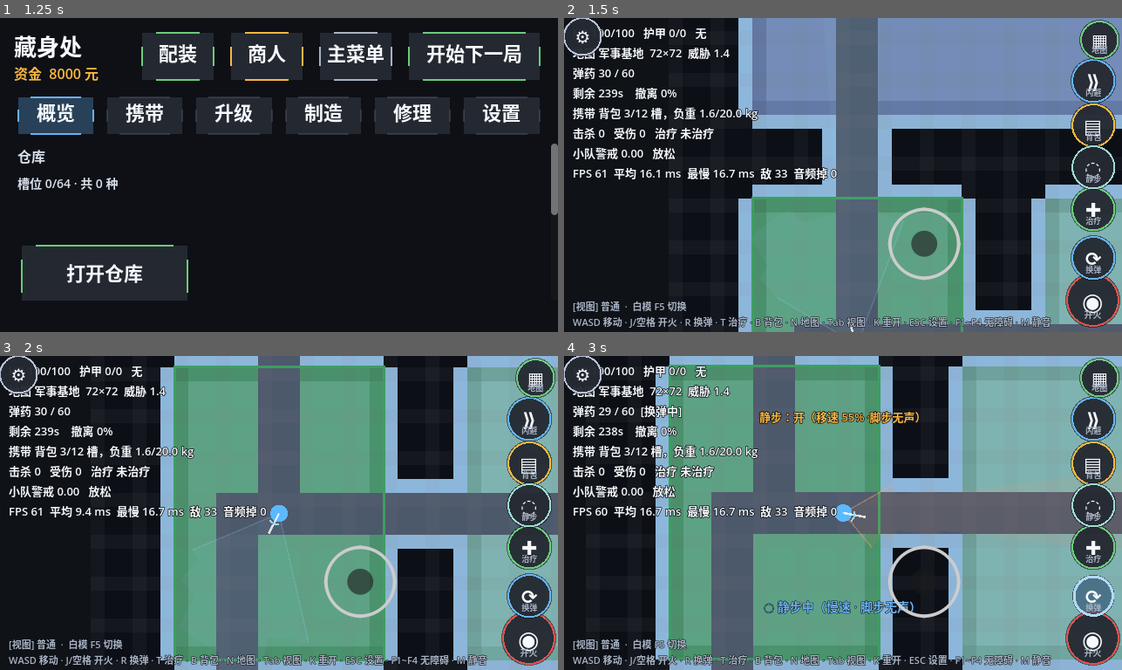
Above: before the commit, frames 1-4 (two rows, left to right).
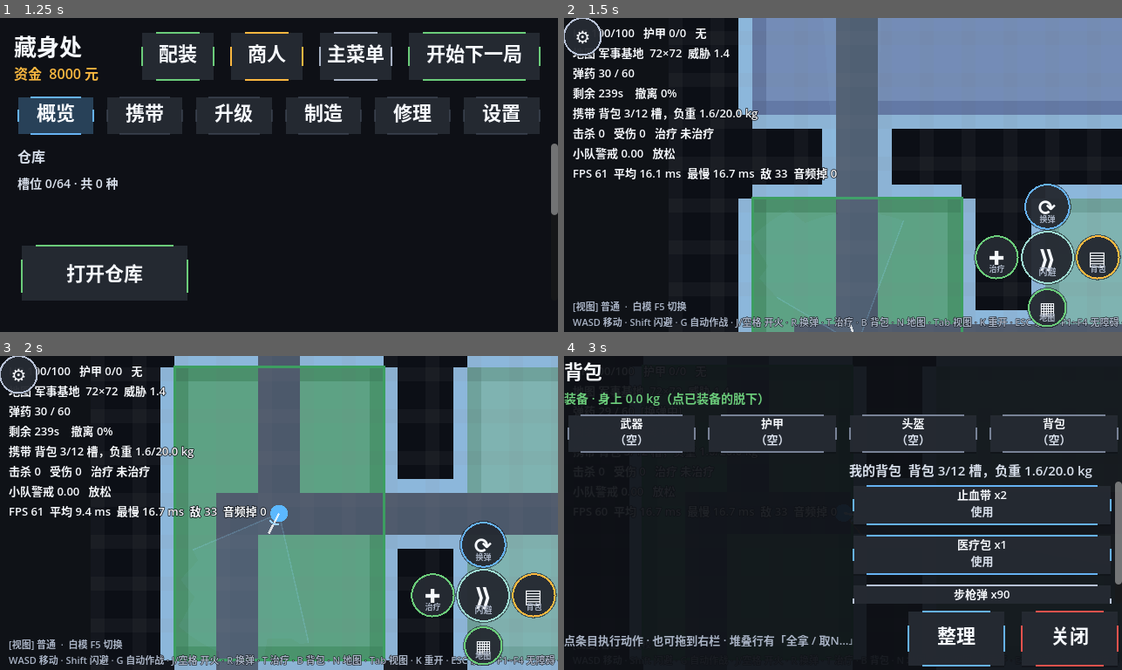
Above: after the commit, the same moments.

Repository: gungnior/SDCgame
Game: Godot game, scene res://view/main_menu.tscn
The game is run twice, just before and just after one commit, with the same random seed, the same clock (stepped at 60 frames per second) and the same inputs.
Inputs (mouse positions are in pixels of both pictures, inside the frame that each line leads up to):
- Up to frame 1 (1.25 s): tap Enter at 0.5 s; drag from (279, 140) to (334, 105) at 0.52 s
- Up to frame 2 (1.5 s): tap Space at 1.25 s; drag from (742, 55) to (815, 237) at 1.27 s
- Up to frame 3 (2 s): no input
- Up to frame 4 (3 s): move the mouse to (1094, 638) at 2.02 s; hold D (move_right) 2.03-2.75 s; tap R at 2.1 s; click (1094, 638) at 2.17 s; tap C at 2.3 s; drag from (1094, 594) to (675, 465) at 2.77 s

Frame 1 is identical in both runs. In frame 2, 12% of the frame differs, in the area x 11-100%, y 0-99%; in frame 3, 12%; in frame 4, 79%, in the area x 0-100%, y 0-100%.
Error in both runs: Trying to get a return value of a method that returns "void" (res://ui/touch_button.gd:182)

Commit message:
feat(combat,ui): 开火前预警（贴脸不再必中）+ 移动端 UI 重做（右半屏十字键位）
拥有者需求：A 开火前预警（0.12~0.18s 瞄准线）解决贴脸必中；UI 上——方向摇杆配合闪避可任意方向闪避、
去掉开火键与视角摇杆、静步键改为闪避、删除静步设计、交互键位改为屏幕右半边十字形。

为什么：
  1. 贴脸必中的根因是"弹速固定 11 格/秒"：3 格外飞行 0.27s，扣掉 0.18s 闪避只剩 0.09s，
     低于人类视觉反应（约 0.25s）。改为开火后先亮瞄准线：
     warn = clamp(MIN_REACTION_SEC 0.45 - 飞行时间, 0.12, 0.20) —— 贴脸自动获得更长预警，
     公平性由公式保证，不靠手调。
  2. 攻击已改为自动锁定 + 自动开火，移动端不再需要开火键与视角摇杆；
     右拇指只负责决策，于是排成十字：中心=闪避（最常按、要盲按），四臂=换弹/治疗/背包/地图。
  3. 静步连同 C 键、按钮、HUD 指示、SILENT_SPEED_FACTOR 整体删除；脚步恒定发声。
  4. Game.auto_fire 默认改 true：没有开火键之后，触屏玩家不开自动开火就无法攻击。

顺带修正：
  - LaneShot.advance 在预警走完的同一帧把剩余 delta 用于飞行（否则弹道呆滞一帧）
  - LaneShotManager.incoming 改用 total_eta（含预警），否则自动闪避晚按一步
  - raid_scene._aim_push 不再读已删除的触屏推力接口（否则 raid_scene 整个解析失败）

验收：tools\verify_all.ps1 -Fast 退出码 0（单元 1639/0 + 集成 105/105 + 数据 0 错 0 警）
实机目视：art/_raw/ui_cross.png 确认十字键位在位。

没验证的：
  - 预警时长（0.12~0.20s）够不够躲，需真机手感
  - 多敌同时开火的量级问题未处理（B 方案节流尚未实施）

Diff:
--- a/game/game_state.gd
+++ b/game/game_state.gd
@@ -19,7 +19,11 @@
 
 # ─── 玩家设置（UI 可改，跨局保留）───
 ## 自动射击：视野锥内发现敌人就自动开火（优先最近）
-var auto_fire := false
+##
+## ⚠️ 2026-10-13：**默认改为 true**。原因：移动端按用户要求删除了开火键，
+##    触屏玩家若不开自动开火就完全无法攻击（攻击设计已改为「自动锁定 + 自动攻击」）。
+##    桌面玩家仍可在 ESC 设置里关掉它，用 J/空格手动开火。
+var auto_fire := true
 ## 自动瞄准：不开自动射击时，准心自动对准锥内敌人
 var auto_aim := true
 ## 视野跟随锁定目标：锁定后视野锥跟着目标转
--- a/sim/ai/enemy_agent.gd
+++ b/sim/ai/enemy_agent.gd
@@ -448,7 +448,11 @@
 	var length := float(weapon.def.range_m)
 	if grid != null:
 		length = minf(length, Ballistics.los_distance(grid, pos, dir, length))
-	mgr.spawn(pos, dir, LaneShot.DEFAULT_SPEED, damage, length, id, weapon.def.id)
+	# ── 开火前预警（A 方案，2026-10-13）──
+	# 预警按「弹道真正要飞多远」反推：贴脸自动获得更长预警，远处几乎不加。
+	var reach := minf(length, to_t.length())
+	var warn := LaneShot.warn_for(reach, LaneShot.DEFAULT_SPEED)
+	mgr.spawn(pos, dir, LaneShot.DEFAULT_SPEED, damage, length, id, weapon.def.id, warn)
 
 
 func _nearest_target(targets: Array) -> Dictionary:
--- a/sim/combat/lane_shot.gd
+++ b/sim/combat/lane_shot.gd
@@ -21,12 +21,32 @@
 ##    11 格/秒时，6 格外的敌人给你约 0.55 秒 —— 足够做一次 0.18 秒的闪避。
 const DEFAULT_SPEED := 11.0
 
+## ── 开火前预警（telegraph，2026-10-13 追加）──
+#
+# 用户需求：A「开火前预警（0.12~0.18s 瞄准线）」，解决"贴脸必中"。
+#
+# 原来的问题：弹速固定 11 格/秒，3 格外的飞行时间只有 0.27 秒，
+# 扣掉一次 0.18 秒的闪避后只剩 **0.09 秒** —— 人类视觉反应约 0.25 秒，等于必中。
+#
+# 现在：开火后**先亮一段瞄准线**（不动、不判定），再飞出去。
+# 预警时长由距离反推，保证「预警 + 飞行」不低于 MIN_REACTION_SEC：
+#   warn = clamp(MIN_REACTION_SEC - 飞行时间, WARN_MIN, WARN_MAX)
+# 于是**贴脸自动获得更长的预警**，远处几乎不额外加 —— 公平性由公式保证，不靠手调。
+const WARN_MIN := 0.12
+const WARN_MAX := 0.20
+## 从「看到瞄准线」到「弹道抵达」的最低总时长（秒）
+const MIN_REACTION_SEC := 0.45
+
 var origin: Vector2 = Vector2.ZERO
 ## 开火瞬间锁定的方向（单位向量）。固定弹道 = 这个值之后**永不改变**。
 var dir: Vector2 = Vector2.RIGHT
 ## 半宽（逻辑格）。两侧各 1 身位 -> 总宽 2 身位。
 var half_width: float = BodyMetrics.LANE_HALF_WIDTH
 var speed: float = DEFAULT_SPEED
+## 本条弹道的预警时长（开火时按距离算好，见文件头公式）
+var warn_sec: float = 0.0
+## 预警剩余；> 0 表示「正在亮瞄准线」，此时弹道**不动也不做命中判定**
+var warn_left: float = 0.0
 var damage: int = 0
 ## 这条弹道能飞多远（开火时按射程与墙提前算好，含撞墙截断）
 var length: float = 0.0
@@ -74,6 +94,19 @@
 	if done:
 		out["finished"] = true
 		return out
+
+	# ── 预警阶段：只倒计时，前沿不动、不做命中判定 ──
+	# 这就是玩家的"反应时间"来源（见文件头的说明）。
+	# ⚠️ 预警**在本帧走完**时，余下的 delta 要继续用于飞行 ——
+	#    否则弹道会凭空"呆滞一帧"（60fps 下 16ms，肉眼可辨的顿感）。
+	if warn_left > 0.0:
+		var consumed := minf(delta, warn_left)
+		warn_left -= consumed
+		delta -= consumed
+		if delta <= 0.0:
+			out["head"] = head_pos()
+			return out
+
 	var prev := traveled
 	var next := minf(traveled + speed * maxf(delta, 0.0), length)
 	traveled = next
@@ -91,7 +124,29 @@
 	return out
 
 
+## 是否处于预警阶段（表现层据此画"瞄准线"而不是"飞行弹头"）
+func is_warning() -> bool:
+	return warn_left > 0.0
+
+
+## 距离「弹道抵达玩家」还有多久（秒）—— 预警 + 飞行。
+## 自动闪避靠它判断"来不来得及"，所以必须把预警算进去。
+func total_eta(player_pos: Vector2) -> float:
+	var t := projection_distance(player_pos)
+	if t < traveled:
+		return INF                      # 前沿已经越过玩家 -> 这一发早已判定
+	if speed <= 0.0:
+		return INF
+	return warn_left + (t - traveled) / speed
+
+
+## 按距离反推应有的预警时长（见文件头公式）。敌人开火时调用。
+static func warn_for(distance_cells: float, shot_speed: float = DEFAULT_SPEED) -> float:
+	var flight := distance_cells / maxf(shot_speed, 0.1)
+	return clampf(MIN_REACTION_SEC - flight, WARN_MIN, WARN_MAX)
+
+
 func _to_string() -> String:
-	return "LaneShot(owner=%d, dir=%s, traveled=%.2f/%.2f, half=%.2f, dmg=%d%s)" % [
+	return "LaneShot(owner=%d, dir=%s, traveled=%.2f/%.2f, 预警剩 %.2f, half=%.2f, dmg=%d%s)" % [
 		owner_id, str(dir.snapped(Vector2(0.01, 0.01))), traveled, length,
-		half_width, damage, " [done]" if done else ""]
+		warn_left, half_width, damage, " [done]" if done else ""]
--- a/sim/combat/lane_shot_manager.gd
+++ b/sim/combat/lane_shot_manager.gd
@@ -39,7 +39,7 @@
 
 ## 放一条弹道出去。dir 会被归一化；length <= 0 时仍然登记（表现层看得见），但不结算。
 func spawn(origin: Vector2, dir: Vector2, speed: float, damage: int, length: float,
-		owner_id: int = -1, weapon_id: String = "") -> LaneShot:
+		owner_id: int = -1, weapon_id: String = "", warn_sec: float = 0.0) -> LaneShot:
 	if shots.size() >= MAX_SHOTS:
 		shots.pop_front()
 	var s := LaneShot.new()
@@ -50,6 +50,9 @@
 	s.length = maxf(length, 0.0)
 	s.owner_id = owner_id
 	s.weapon_id = weapon_id
+	# 开火前预警：这段时间里弹道不动、不判定，只亮瞄准线（见 LaneShot 文件头）
+	s.warn_sec = maxf(warn_sec, 0.0)
+	s.warn_left = s.warn_sec
 	shots.append(s)
 	return s
 
@@ -89,12 +92,13 @@
 	for s in shots:
 		if s.done or s.speed <= 0.0:
 			continue
-		var t := s.projection_distance(player_pos)
-		if t < s.traveled:
-			continue                                  # 前沿已经越过玩家 -> 这一发早已判定
+		# ⚠️ 必须用 total_eta（预警 + 飞行）：只算飞行的话，
+		#    预警期间会被判成"已经在路上"，自动闪避会晚按一步。
+		var eta := s.total_eta(player_pos)
+		if eta == INF:
+			continue                                  # 前沿已越过 / 静止弹道
 		if s.perpendicular_distance(player_pos) > s.half_width + margin:
 			continue                                  # 已经站在弹道外 -> 不用躲
-		var eta := (t - s.traveled) / s.speed
 		if eta <= lookahead_sec and eta < best_eta:
 			best_eta = eta
 			best = s
--- a/test/suites/s07_ui_mobile.gd
+++ b/test/suites/s07_ui_mobile.gd
@@ -40,8 +40,10 @@
 	root.add_child(tc)
 	_check(tc.has_method("set_controls_visible"), "有 set_controls_visible")
 	_check(tc.has_method("release_all"), "有 release_all")
-	_check(tc.has_method("move_vector") and tc.has_method("aim_vector"), "有移动/瞄准读取接口")
-	_check(tc.has_method("aim_push"), "有 aim_push（aim assist 靠它判断推力）")
+	_check(tc.has_method("move_vector"), "有移动读取接口（闪避方向也取自它）")
+	_check(tc.has_signal("dodge_pressed"), "有闪避按钮信号")
+	_check(not tc.has_method("aim_vector") and not tc.has_method("is_firing"),
+		"视角摇杆与开火键已移除（2026-10-13：攻击改为自动锁定 + 自动开火）")
 	tc.queue_free()
 
 
@@ -65,10 +67,13 @@
 	#    搬到了 raid_sim_runner.gd。用 _view_src() 之后，
 	#    代码在视图层内再怎么搬都不会误报（见 suite_base.gd 的说明）。
 	var vsrc := _view_src()
-	_check(vsrc.contains("touch.is_firing()"),
-		"开火状态确实读取了触屏开火按钮（否则按钮点了没反应）")
+	# ⚠️ 2026-10-13 更新：开火键与视角摇杆已按用户要求删除，
+	#    所以这里从"必须读取"改成"**不许回来**"（同样是防回流守卫）。
+	_check(not vsrc.contains("touch.is_firing()"),
+		"触屏开火键已删除（攻击改为自动锁定 + 自动开火）")
 	_check(vsrc.contains("touch.move_vector()"), "移动读取触屏摇杆")
-	_check(vsrc.contains("touch.aim_vector()"), "瞄准读取触屏摇杆")
+	_check(not vsrc.contains("touch.aim_vector()"),
+		"视角摇杆已删除（瞄准全自动，不再读触屏瞄准）")
 
 	# 触屏按钮必须按 finger index 分别记录（T-12）
 	var btn := FileAccess.get_file_as_string("res://ui/touch_button.gd")
--- a/test/suites/s25_auto_combat.gd
+++ b/test/suites/s25_auto_combat.gd
@@ -21,6 +21,7 @@
 	_suite("自动作战 PlayerAutopilot", _test_autopilot)
 	_suite("闪避 DodgeState", _test_dodge)
 	_suite("接线（防回流）", _test_wiring)
+	_suite("开火前预警 Telegraph", _test_telegraph)
 
 
 ## 造一条弹道：起点 / 方向 / 弹速 / 伤害。半宽与长度用默认值（长度给足）。
@@ -274,5 +275,56 @@
 		"身位换算集中在 BodyMetrics（不许各处写死 0.9）")
 	var tc := FileAccess.get_file_as_string("res://ui/touch_controls.gd")
 	_check(tc.contains("dodge_pressed"), "触屏有闪避按钮（移动端要能按到）")
+	_check(tc.contains("CROSS_ARM_RATIO") and tc.contains("CROSS_MARGIN_RATIO"),
+		"右半屏是十字键位（2026-10-13 UI 重做）")
 	var ri := FileAccess.get_file_as_string("res://view/raid_input.gd")
 	_check(ri.contains("KEY_SHIFT"), "键盘有闪避键位（Shift）")
+
+
+# ─────────────────── ⑧ 开火前预警（A 方案，2026-10-13）───────────────────
+
+func _test_telegraph() -> void:
+	# 用户需求：A「开火前预警（0.12~0.18s 瞄准线）」，解决贴脸必中。
+	# 规则：warn = clamp(MIN_REACTION_SEC - 飞行时间, WARN_MIN, WARN_MAX)。
+	var w_close := LaneShot.warn_for(3.0)
+	var w_mid := LaneShot.warn_for(6.0)
+	var w_far := LaneShot.warn_for(20.0)
+	_check(w_close >= LaneShot.WARN_MIN and w_close <= LaneShot.WARN_MAX,
+		"近距离预警落在 [%.2f, %.2f] 内（3 格）" % [LaneShot.WARN_MIN, LaneShot.WARN_MAX])
+	_check(w_close > w_far, "越近预警越长 —— 公平性由公式保证，不靠手调")
+	_check(absf(w_far - LaneShot.WARN_MIN) < 0.0001, "远处贴到下限")
+	_check(w_mid > 0.0, "中距离也有预警")
+	var flight3 := 3.0 / LaneShot.DEFAULT_SPEED
+	_check(w_close + flight3 >= LaneShot.MIN_REACTION_SEC - 0.0001,
+		"3 格：预警 + 飞行 >= 最低总反应时间 %.2f" % LaneShot.MIN_REACTION_SEC)
+
+	# 预警期间：弹道不动、不做命中判定
+	var s := _lane(Vector2(2.5, 2.5), Vector2.RIGHT, 10.0, 9)
+	s.warn_sec = 0.15
+	s.warn_left = 0.15
+	_check(s.is_warning(), "开火瞬间处于预警状态")
+	var during := s.advance(0.10, Vector2(3.5, 2.5))
+	_check(not bool(during["hit"]), "预警期间站在弹道上也不判定")
+	_check_eq(s.traveled, 0.0, "预警期间弹道不动")
+	_check(s.is_warning(), "0.10 秒后仍在预警")
+	# 预警余 0.05 在本帧耗尽，余下 0.25 秒继续飞行 = 2.5 格（不浪费一帧）
+	var after := s.advance(0.30, Vector2(6.5, 2.5))
+	_check(not s.is_warning(), "预警结束 -> 进入飞行")
+	_check(s.traveled > 0.0, "预警走完的那一帧就开始飞（余量不浪费）")
+	_check(not bool(after["hit"]), "还没扫到玩家 -> 未命中")
+	var hit := s.advance(0.20, Vector2(6.5, 2.5))
+	_check(bool(hit["hit"]), "前沿扫过玩家 -> 命中")
+
+	# 自动闪避必须把预警算进 eta，否则会晚按一步
+	var m := LaneShotManager.new()
+	m.spawn(Vector2(1.5, 1.5), Vector2.RIGHT, 10.0, 5, 20.0, 0, "w", 0.15)
+	var shot: LaneShot = m.shots[0]
+	_check(shot.is_warning(), "管理器登记时带上了预警")
+	var eta := shot.total_eta(Vector2(5.5, 1.5))
+	_check(eta > 0.15, "eta 含预警")
+	_check(m.incoming(Vector2(5.5, 1.5), 0.60) != null, "预警中的弹道同样算即将命中")
+
+	# 接线守卫
+	var ea := FileAccess.get_file_as_string("res://sim/ai/enemy_agent.gd")
+	_check(ea.contains("warn_for"), "敌人开火时按距离算预警")
+	_check(_view_src().contains("is_warning"), "绘制区分预警与飞行两态")
--- a/ui/tokens.gd
+++ b/ui/tokens.gd
@@ -46,7 +46,7 @@
 const SUCCESS := Color(0.420, 0.800, 0.480)     ## 成功 / 撤离 / 治疗
 const INFO := Color(0.400, 0.700, 0.950)        ## 信息 / 换弹 / 选中
 const RARE := Color(0.720, 0.520, 0.960)        ## 稀有度专用（不挪作他用）
-const STEALTH := Color(0.620, 0.860, 0.820)     ## 静步 / 潜行专用（青，与 INFO 蓝区分）
+const STEALTH := Color(0.620, 0.860, 0.820)     ## 闪避 / 潜行专用（青，与 INFO 蓝区分）
 const NEUTRAL := Color(0.720, 0.760, 0.840)     ## 中性（设置/系统按钮）
 
 # ─────────────────────────── 字号阶梯（640×360 视口专用）──────────────────────────
--- a/ui/touch_controls.gd
+++ b/ui/touch_controls.gd
@@ -15,7 +15,9 @@
 ##     · 移动摇杆用 **DYNAMIC（浮动）** —— 移动对几毫秒延迟不敏感，浮动更舒服；
 ##       且 spec §2.2 要求"浮动摇杆按下瞬间才显示，避免幽灵摇杆糊屏"
 ##
-##   §7.7：**touch down 即开火**（不留抬手延迟）
+##   §7.7：**touch down 即开火**（不留抬手延迟）——
+##         ⚠️ 2026-10-13 起**此条已不适用**：开火键被删除，攻击由 AutoAim 自动完成；
+##         右半屏改为「十字键位」（见 _layout()）。
 ##
 ##   §2.2：「刘海/圆角区点不到」-> `DisplayServer.get_display_safe_area()` 留安全边距
 
@@ -28,38 +30,32 @@
 signal menu_pressed()
 ## 打开战术地图（看撤离点位置）
 signal map_pressed()
-## 静步开关（原「蹲伏」改为静步）：慢走 + 脚步不发声
-signal silent_pressed()
 ## 闪避（2026-10-13 用户需求：位移 1.5 倍人物身位）
 signal dodge_pressed()
 
 ## 输入动作名（同时在 project.godot 的 InputMap 里声明）
 const A_MOVE := ["move_left", "move_right", "move_up", "move_down"]
-const A_AIM := ["aim_left", "aim_right", "aim_up", "aim_down"]
 
 # 布局（按视口比例，适配任意分辨率）
 const STICK_RADIUS_RATIO := 0.115      ## 相对视口短边
 const BTN_RADIUS_RATIO := 0.082
 const EDGE_RATIO := 0.06
+## 十字键位中心相对视口短边的内缩（越大越靠屏幕中心）
+const CROSS_MARGIN_RATIO := 2.9
+## 十字中心到四臂的距离（相对按钮半径）
+const CROSS_ARM_RATIO := 1.95
 
 var move_stick: VirtualJoystick
-var aim_stick: VirtualJoystick
-var fire_btn: TouchButton
 var reload_btn: TouchButton
 var heal_btn: TouchButton
 var bag_btn: TouchButton
 var menu_btn: TouchButton
-var silent_btn: TouchButton
-## 闪避按钮（与其他动作键同一列 —— 刻意避开瞄准摇杆的矩形）
+## 闪避 —— **十字键位的中心**：拇指自然落点，最需要盲按的那个
 var dodge_btn: TouchButton
-## 地图（真机反馈 #2：需要能看撤离点位置）
+## 地图（真机反馈 #2：需要能看撤离点位置）—— 十字的下臂
 var map_btn: TouchButton
 
 var _safe := Rect2()                   ## 安全区内的可用矩形（视口坐标）
-
-## 自动开火（spec：默认手动开火 + 强 aim assist；辅助开火做成可选无障碍项）
-var auto_fire := false
-var auto_fire_target_dist := 14.0
 
 
 func _ready() -> void:
@@ -125,33 +121,19 @@
 	move_stick.mouse_filter = Control.MOUSE_FILTER_STOP   # 摇杆容器必须 STOP
 	add_child(move_stick)
 
-	# ── 瞄准摇杆：右半屏，FIXED 固定锚点（少一次"找零位"）──
-	aim_stick = VirtualJoystick.new()
-	aim_stick.name = "AimStick"
-	aim_stick.joystick_mode = VirtualJoystick.JOYSTICK_FIXED
-	aim_stick.visibility_mode = VirtualJoystick.VISIBILITY_ALWAYS
-	aim_stick.joystick_size = short * STICK_RADIUS_RATIO * 2.0
-	aim_stick.tip_size = short * STICK_RADIUS_RATIO * 0.72
-	aim_stick.deadzone_ratio = 0.10
-	aim_stick.action_left = A_AIM[0]
-	aim_stick.action_right = A_AIM[1]
-	aim_stick.action_up = A_AIM[2]
-	aim_stick.action_down = A_AIM[3]
-	aim_stick.mouse_filter = Control.MOUSE_FILTER_STOP
-	add_child(aim_stick)
+	# ── 右半屏：不再有瞄准摇杆与开火键（2026-10-13 用户需求）──
+	# 攻击已改为【自动锁定 + 自动开火】（见 AutoAim / raid_sim_runner.update_auto_aim），
+	# 于是右拇指只需要负责"走位之外的决策"：闪避、换弹、治疗、背包、地图 —— 排成十字。
 
 	# ── 动作按钮（配色全部走 UITokens 语义色，不再各处硬编码）──
 	var br := short * BTN_RADIUS_RATIO
-	fire_btn = _make_button("Fire", "◉", "开火", br, UITokens.DANGER, true)
-	reload_btn = _make_button("Reload", "⟳", "换弹", br * 0.82, UITokens.INFO, false)
+	reload_btn = _make_button("Reload", "⟳", "换弹", br * 0.86, UITokens.INFO, false)
 	heal_btn = _make_button("Heal", "✚", "治疗", br * 0.82, UITokens.SUCCESS, false)
 	bag_btn = _make_button("Bag", "▤", "背包", br * 0.82, UITokens.ACCENT, false)
 	bag_btn.pressed_down.connect(func(): bag_pressed.emit())
-	# 静步（原「蹲伏」改为静步）：慢走 + 脚步不发声。放在治疗与背包之间（该处有空档）
-	silent_btn = _make_button("Silent", "◌", "静步", br * 0.82, UITokens.STEALTH, false)
-	silent_btn.pressed_down.connect(func(): silent_pressed.emit())
-	# 闪避：位移 1.5 倍人物身位（BodyMetrics.DODGE_DISTANCE）
-	dodge_btn = _make_button("Dodge", "⟫", "闪避", br * 0.82, UITokens.INFO, false)
+	# 闪避：位移 1.5 倍人物身位（BodyMetrics.DODGE_DISTANCE）。
+	# 放**十字中心** —— 它是最需要盲按的一个，而且方向由左摇杆给（任意方向）。
+	dodge_btn = _make_button("Dodge", "⟫", "闪避", br, UITokens.STEALTH, false)
 	dodge_btn.pressed_down.connect(func(): dodge_pressed.emit())
 	# 齿轮放【左上角】—— 用户明确要求。
 	# 注意：它压在移动摇杆的 DYNAMIC 区域内，但它是后加入的 GUI 子节点，
@@ -214,37 +196,27 @@
 	var br := short * BTN_RADIUS_RATIO
 	var b := _safe.end
 
-	# ── 三栏布局，互不重叠（实测踩过：摇杆底座压在"治疗"按钮上）──
-	#   |  移动摇杆(DYNAMIC)  |   瞄准摇杆(FIXED)   | 动作按钮(沿右边缘竖排) |
-	var split_move := vp.x * 0.44
-	var split_aim := vp.x * 0.85
+	# ── 左半屏：移动摇杆（DYNAMIC 浮动）──
+	# ⚠️ 它同时是**闪避方向**的来源：摇杆推哪个方向，闪避就往哪边走（任意角度）。
+	#    右半屏不再有摇杆 —— 视角摇杆已按用户要求移除（瞄准全自动）。
+	var split_move := vp.x * 0.5
 	var split_y := vp.y * 0.44
-
 	move_stick.position = Vector2(_safe.position.x, split_y + _safe.position.y * 0.5)
 	move_stick.size = Vector2(maxf(8.0, split_move - _safe.position.x),
 		maxf(8.0, vp.y - split_y - _safe.position.y * 0.5))
 
-	aim_stick.position = Vector2(split_move, split_y)
-	aim_stick.size = Vector2(maxf(8.0, split_aim - split_move),
-		maxf(8.0, vp.y - split_y - _safe.position.y * 0.5))
-
-	# 动作按钮：沿右边缘竖排，中间是开火（拇指自然落点）
-	var cx := b.x - br - short * 0.012
-	_place(fire_btn, Vector2(cx, b.y - br - short * 0.02), br)
-	_place(reload_btn, Vector2(cx, b.y - br * 2.0 - short * 0.075), br * 0.78)
-	_place(heal_btn, Vector2(cx, b.y - br * 2.0 - short * 0.23), br * 0.78)
-	# 静步插在"治疗"与"背包"之间：这两者中心相距约 br*1.2 + 短边*0.17，
-	# 减去按钮直径后仍有约 50px 空档（640x360 下实测），不会互相压住。
-	_place(silent_btn, Vector2(cx, b.y - br * 2.6 - short * 0.315), br * 0.78)
-	_place(bag_btn, Vector2(cx, b.y - br * 3.2 - short * 0.40), br * 0.78)
-	# 闪避：接在背包上方，继续沿右边缘竖排 —— 不侵入瞄准摇杆的矩形，
-	# 也就不存在「想瞄准却点了闪避」的抢触点问题。
-	_place(dodge_btn, Vector2(cx, b.y - br * 3.8 - short * 0.49), br * 0.78)
-
-	# 地图按钮：右上角（`menu_btn` 在 (0,0) 即左上角，两者对角线，不会互压）
+	# ── 右半屏：动作键摆成「十字」（2026-10-13 用户需求）──
+	#   中心 = 闪避（最常按、要盲按），四臂 = 换弹 / 治疗 / 背包 / 地图。
+	#   摆位规则纯比例：中心离右下角 CROSS_MARGIN_RATIO 个按钮半径，
+	#                 四臂离中心 CROSS_ARM_RATIO 个按钮半径 —— 适配任意分辨率。
 	var mr := br * 0.72
-	_place(map_btn, Vector2(b.x - mr - short * 0.012, _safe.position.y + mr + short * 0.012), mr)
-
+	var arm := br * CROSS_ARM_RATIO
+	var center := Vector2(b.x - br * CROSS_MARGIN_RATIO, b.y - br * CROSS_MARGIN_RATIO)
+	_place(dodge_btn, center, br)
+	_place(reload_btn, center + Vector2(0, -arm), br * 0.86)
+	_place(heal_btn, center + Vector2(-arm, 0), br * 0.86)
+	_place(bag_btn, center + Vector2(arm, 0), br * 0.86)
+	_place(map_btn, center + Vector2(0, arm), mr)
 
 func _place(btn: TouchButton, center: Vector2, r: float) -> void:
 	btn.position = center - Vector2(r, r)
@@ -272,21 +244,13 @@
 	return v
 
 
-func aim_vector() -> Vector2:
-	return Input.get_vector(A_AIM[0], A_AIM[1], A_AIM[2], A_AIM[3])
-
-
-## 瞄准摇杆的推力 0~1（aim assist 靠它判断"玩家是否在推摇杆"）
-func aim_push() -> float:
-	return clampf(aim_vector().length(), 0.0, 1.0)
-
-
-func is_firing() -> bool:
-	return fire_btn != null and fire_btn.is_down
+## ⚠️ 2026-10-13：`aim_vector()` / `aim_push()` / `is_firing()` **已删除** ——
+## 视角摇杆与开火键按用户要求移除，攻击改为自动锁定 + 自动开火。
+## 场景侧不再读这三个接口（s07 有一条防回流断言盯着它们不许回来）。
 
 
 func release_all() -> void:
-	for b in [fire_btn, reload_btn, heal_btn, silent_btn, bag_btn, menu_btn, map_btn]:
+	for b in [dodge_btn, reload_btn, heal_btn, bag_btn, menu_btn, map_btn]:
 		if b != null:
 			b.force_release()
 
--- a/view/raid_drawer.gd
+++ b/view/raid_drawer.gd
@@ -285,12 +285,22 @@
 			var half: float = s.half_width * scene.CELL_PX
 			var side := Vector2(-d.y, d.x) * half
 			var tip: Vector2 = (s.origin + d * s.length) * scene.CELL_PX
-			draw_colored_polygon(PackedVector2Array([o + side, tip + side, tip - side, o - side]),
-				Color(1.0, 0.36, 0.30, 0.10))
-			var head: Vector2 = (s.origin + d * s.traveled) * scene.CELL_PX
-			var tail: Vector2 = (s.origin + d * maxf(s.traveled - 3.0, 0.0)) * scene.CELL_PX
-			draw_line(tail, head, Color(1.0, 0.78, 0.36, 0.9), maxf(2.0, half * 0.35))
-			draw_circle(head, 3.5, Color(1.0, 0.96, 0.78))
+			if s.is_warning():
+				# ── 预警阶段：只亮「瞄准线」，子弹还没出来 ──
+				# 闪烁越急 = 越快打出来。这是玩家反应时间的来源（见 LaneShot 文件头）。
+				var k: float = 1.0 - clampf(s.warn_left / maxf(s.warn_sec, 0.01), 0.0, 1.0)
+				var pulse: float = 0.35 + 0.45 * absf(sin(k * 12.0))
+				draw_colored_polygon(PackedVector2Array([o + side, tip + side, tip - side, o - side]),
+					Color(1.0, 0.30, 0.26, 0.06 + 0.05 * pulse))
+				draw_line(o, tip, Color(1.0, 0.42, 0.34, pulse), 1.5)
+				draw_circle(o, 4.0 + 2.0 * pulse, Color(1.0, 0.55, 0.40, pulse))
+			else:
+				draw_colored_polygon(PackedVector2Array([o + side, tip + side, tip - side, o - side]),
+					Color(1.0, 0.36, 0.30, 0.10))
+				var head: Vector2 = (s.origin + d * s.traveled) * scene.CELL_PX
+				var tail: Vector2 = (s.origin + d * maxf(s.traveled - 3.0, 0.0)) * scene.CELL_PX
+				draw_line(tail, head, Color(1.0, 0.78, 0.36, 0.9), maxf(2.0, half * 0.35))
+				draw_circle(head, 3.5, Color(1.0, 0.96, 0.78))
 
 	# ── 曳光 ──
 	# ⚠️ 早先 ttl 只有 0.06s（约 3.6 帧）且线很细，真机上"只听到枪声看不到子弹"。
--- a/view/raid_hud.gd
+++ b/view/raid_hud.gd
@@ -26,7 +26,6 @@
 var view_label: Label = null
 var corpse_label: Label = null
 var toast_label: Label = null
-var silent_label: Label = null    ## 「静步」状态指示（原蹲伏改为静步）
 
 ## 短提示状态（手机上唯一的即时反馈渠道）
 var toast_text := ""
@@ -177,7 +176,6 @@
 	# 用户："和敌人尸体没法交互。（战利品系统呢）"
 	# 尸体其实生成了、也能搜 —— 但**没有可见的入口**，玩家不知道按什么。
 	_refresh_corpse_prompt(raid)
-	_refresh_silent_indicator()
 
 	# 短提示
 	if toast_label != null:
@@ -190,9 +188,10 @@
 			_set_label(toast_label, toast_text, "_cache_toast")
 
 	# ⚠️ 提示必须按平台给（真机反馈：安卓上显示的是 WASD/J/K/L 键盘键位）
-	var hint := ("左摇杆移动 · 右摇杆瞄准 · ◉ 开火 · ⟳ 换弹 · ✚ 治疗 · ▦ 地图（看撤离点）"
+	# ⚠️ 2026-10-13：右半屏改为「十字键位」，视角摇杆与开火键已删除（攻击全自动）。
+	var hint := ("左摇杆移动（兼闪避方向）· 右半屏十字：中=闪避 上=换弹 左=治疗 右=背包 下=地图 · 攻击全自动"
 		if is_touch
-		else "WASD 移动 · J/空格 开火 · R 换弹 · T 治疗 · B 背包 · N 地图 · Tab 视图 · K 重开 · ESC 设置 · F1~F4 无障碍 · M 静音")
+		else "WASD 移动 · Shift 闪避 · G 自动作战 · J/空格 开火 · R 换弹 · T 治疗 · B 背包 · N 地图 · Tab 视图 · K 重开 · ESC 设置 · F1~F4 无障碍 · M 静音")
 	_set_label(hint_label, hint, "_cache_hint")
 
 
@@ -248,30 +247,6 @@
 	corpse_label.visible = true
 
 
-## 「静步」状态指示：开的时候在中下方常驻显示，避免玩家忘了自己处于慢速状态。
-## 只静步**开着**才显示；关闭时隐藏（不占屏幕）。
-func _refresh_silent_indicator() -> void:
-	if silent_label == null:
-		silent_label = Label.new()
-		silent_label.set_anchors_preset(Control.PRESET_CENTER_BOTTOM)
-		silent_label.position = Vector2(-200, -84)
-		silent_label.size = Vector2(400, 20)
-		silent_label.horizontal_alignment = HORIZONTAL_ALIGNMENT_CENTER
-		silent_label.add_theme_font_size_override("font_size", hud_fs + 1)
-		silent_label.add_theme_color_override("font_color", UITokens.INFO)
-		silent_label.add_theme_constant_override("outline_size", 2)
-		silent_label.add_theme_color_override("font_outline_color", UITokens.BG_DEEP)
-		silent_label.visible = false
-		add_child(silent_label)
-	if scene == null:
-		return
-	if bool(scene.silent_walk):
-		_set_label(silent_label, "◌ 静步中（慢速 · 脚步无声）", "_cache_silent")
-		silent_label.visible = true
-	elif silent_label.visible:
-		silent_label.visible = false
-
-
 ## 只在文本真的变了才写 Label.text（见 _cache_* 的说明）
 func _set_label(l: Label, txt: String, cache_key: String) -> void:
 	if l == null:
--- a/view/raid_input.gd
+++ b/view/raid_input.gd
@@ -49,9 +49,7 @@
 			scene._try_heal()
 		KEY_B:
 			scene._open_bag()
-		KEY_C:
-			# 静步（原「蹲伏」改为静步）：慢走 + 脚步不发声
-			scene._toggle_silent_walk()
+
 		KEY_G:
 			# 自动作战（2026-10-13 用户需求）：自动寻路 / 自动搜刮 / 自动交火
 			scene._toggle_autopilot()
--- a/view/raid_scene.gd
+++ b/view/raid_scene.gd
@@ -21,10 +21,6 @@
 const PLAYER_SPEED := 3.2      ## 逻辑格 / 秒
 const NOISE_LOUD := 22.0       ## 开枪的响度（米）
 const NOISE_QUIET := 7.0       ## 走路的响度
-## ── 静步（原「蹲伏」改为此功能）──
-## 语义：主动放慢脚步以**不发出脚步声**（AI 听觉听不到），代价是移速明显下降。
-## 注意：静步**不影响**开枪声（NOISE_LOUD 照常）、也不影响敌人视觉（该看见还是看见）。
-const SILENT_SPEED_FACTOR := 0.55    ## 静步时的移速倍率
 ## 曳光存活时间。
 ## ⚠️ 早先只有 0.06s（约 3.6 帧），安卓真机反馈"开火只听到声音看不到子弹"。
 const TRACER_TTL := 0.13
@@ -91,7 +87,6 @@
 
 
 var debug_mode := 0              ## 0 普通 1 流向场 2 房间图 3 声音范围
-var silent_walk := false         ## 静步（C 键切换）：慢走且脚步不发声
 
 # ─── 手感 / 音频 / 触屏（specs/tech-stack.md §2 与 §7.3）───
 var fx: FxPool = null            ## CPUParticles2D 池（T-03）
@@ -715,7 +710,6 @@
 	inv_layer.add_child(inventory_panel)
 	add_child(inv_layer)
 	touch.bag_pressed.connect(_open_bag)
-	touch.silent_pressed.connect(_toggle_silent_walk)   # 静步（移动端按钮，PC 用 C 键）
 	# 闪避（用户需求：位移 1.5 倍人物身位）。PC 用 Shift。
 	touch.dodge_pressed.connect(_try_dodge)
 	touch.menu_pressed.connect(_open_settings)
@@ -911,11 +905,9 @@
 ##    于是 PC 上"子弹磁性"几乎从不生效 -> 有效判定只剩那条 4.2° 的窄锥
 ##    -> 表现就是"子弹从敌人身上穿过去"。**这是穿模的第二个原因。**
 func _aim_push() -> float:
-	if touch != null:
-		var p := touch.aim_push()
-		if p > 0.01:
-			return clampf(p, 0.0, 1.0)
-	# 桌面：鼠标瞄准 / 键盘瞄准时给一个稳定值
+	# ⚠️ 2026-10-13：视角摇杆已删除，触屏端不再有「推力」这个概念。
+	# 恒返回桌面用的稳定值 —— AimAssist 要求 push >= MIN_PUSH 才生效，
+	# 返回 0 会让子弹磁性彻底失效（PC 上踩过这个坑，见函数上方的说明）。
 	return 0.55
 
 
@@ -1102,16 +1094,6 @@
 
 
 ## 打开面板。附近有尸体就进入搜索模式，否则就是纯背包。
-## 切换「静步」（原「蹲伏」功能改为静步）。
-## 开：移速 ×SILENT_SPEED_FACTOR、步频变稀、**脚步不发声**（AI 听觉听不到）。
-## 关：恢复正常速度与脚步声。
-func _toggle_silent_walk() -> void:
-	silent_walk = not silent_walk
-	if Sfx != null:
-		Sfx.play("ui_click")
-	_toast("静步：%s（移速 %d%%、脚步无声）" % [
-		"开" if silent_walk else "关",
-		int(SILENT_SPEED_FACTOR * 100.0)])
 
 
 ## 闪避（用户需求：位移 1.5 倍人物身位）。
@@ -1124,9 +1106,15 @@
 		return
 	if game_paused or (Game != null and Game.paused) or frozen_by_overlay():
 		return
-	var dir := _move_input
-	if dir.length() < 0.15 and touch != null:
-		dir = touch.aim_vector()
+	# ── 任意方向闪避（2026-10-13 用户需求）──
+	# 优先取**方向摇杆的原始向量**（只有触屏有）：它可以是任意角度，
+	# 所以「推着摇杆 + 点闪避」= 朝那个方向闪。
+	# 放在 _move_input 之前，是为了让玩家在"自动作战接管移动"时仍能自己决定闪避方向。
+	var dir := Vector2.ZERO
+	if touch != null:
+		dir = touch.move_vector()
+	if dir.length() < 0.15:
+		dir = _move_input
 	if dir.length() < 0.15:
 		dir = player_aim
 	if not dodge.start(dir):
--- a/view/raid_sim_runner.gd
+++ b/view/raid_sim_runner.gd
@@ -63,37 +63,26 @@
 		if autopilot_on and scene.autopilot != null:
 			_tick_autopilot(delta)
 		if scene._move_input != Vector2.ZERO:
-			# 静步（原「蹲伏」改为静步）：移速打折，代价换「脚步完全不发声」
-			var silent_mul: float = scene.SILENT_SPEED_FACTOR if scene.silent_walk else 1.0
-			var step = scene._move_input.normalized() * scene.PLAYER_SPEED * silent_mul * scene.vitals.speed_multiplier(scene.raid.carry.weight_ratio()) * delta
+			var step = scene._move_input.normalized() * scene.PLAYER_SPEED * scene.vitals.speed_multiplier(scene.raid.carry.weight_ratio()) * delta
 			# 分轴碰撞：哪个轴撞墙就只撤销那个轴（闪避走的是同一个函数）
 			_apply_player_step(step)
 			scene.player_facing = scene._move_input.normalized()
 			# 脚步：按节奏播放 + 发出声响给 AI 听觉
-			# ⭐ 静步时**完全不发声**：既不往 noises 里追加（AI 听不到），也不播脚步音效。
-			#   这是"静步"这个名字的本义；代价是移速已经打了折（见上方 silent_mul）。
+			# ⚠️ 2026-10-13：静步已删除 —— 脚步声**恒定**发出（不再有"无声慢走"）。
 			scene._step_accum += delta * scene._move_input.length()
 			var interval = 0.46 * lerpf(1.35, 1.0, clampf(scene.vitals.speed_multiplier(scene.raid.carry.weight_ratio()), 0.0, 1.0))
 			if scene._step_accum >= interval:
 				scene._step_accum = 0.0
-				if not scene.silent_walk:
-					scene.noises.append({"pos": scene.player_pos, "loudness_m": scene.NOISE_QUIET})
-					if Sfx != null:
-						Sfx.play("step_%s" % scene._floor_material())
+				scene.noises.append({"pos": scene.player_pos, "loudness_m": scene.NOISE_QUIET})
+				if Sfx != null:
+					Sfx.play("step_%s" % scene._floor_material())
 	else:
 		scene._move_input = Vector2.ZERO
 
 	# ── 瞄准方向 ──
-	# ⚠️ 这里【绝不】把准心吸附到最近敌人。
-	#    T-56 明确：角度吸附容易让玩家觉得"被抢枪"；辅助只在开火时以
-	#    「子弹磁性」的形式生效（见 _try_fire 里的 AimAssist.pick）。
-	var av = Vector2.ZERO
-	if scene.touch != null:
-		av = scene.touch.aim_vector()
-	if av.length() > 0.14:
-		scene.player_aim = av.normalized()
-		scene.player_facing = scene.player_aim
-	elif scene._mouse_aiming():
+	# ⚠️ 2026-10-13：**视角摇杆已按用户要求删除** —— 触屏端不再有瞄准输入，
+	#    瞄准只来自「自动锁定」（AutoAim，全向）与桌面鼠标。
+	if scene._mouse_aiming():
 		var world = scene.get_global_mouse_position() / scene.CELL_PX
 		var d = world - scene.player_pos
 		if d.length() > 0.15:
@@ -121,7 +110,8 @@
 	# 开火：键盘或触屏开火按钮（两者并联）
 	# ⚠️ 早先只读 _firing（键盘），触屏开火按钮的 is_down 根本没人读 ——
 	#    表现为"必须按屏幕任意处才能开火"（真机反馈）。
-	var want_fire = scene._firing or (scene.touch != null and scene.touch.is_firing())
+	# ⚠️ 2026-10-13：触屏开火键已删除 —— 手机端完全依赖「自动开火」（AutoAim 锁定即可开火）。
+	var want_fire = scene._firing
 	if want_fire and not scene.medical.is_treating():
 		try_fire()
 
Not shown, changed: CHANGELOG.md
Not shown, changed: specs/session-handoff.md
Not shown, changed: specs/workboard.md
